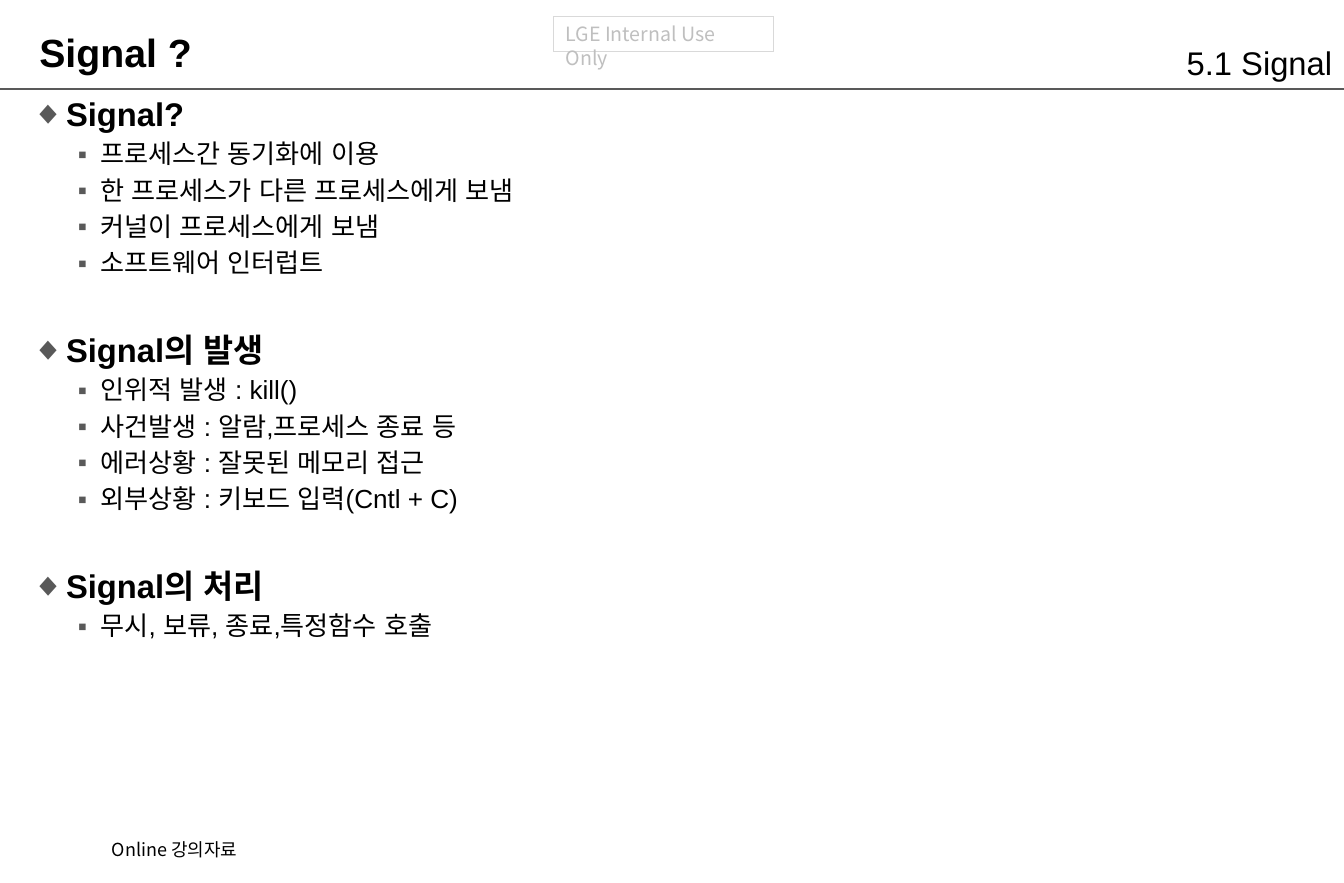
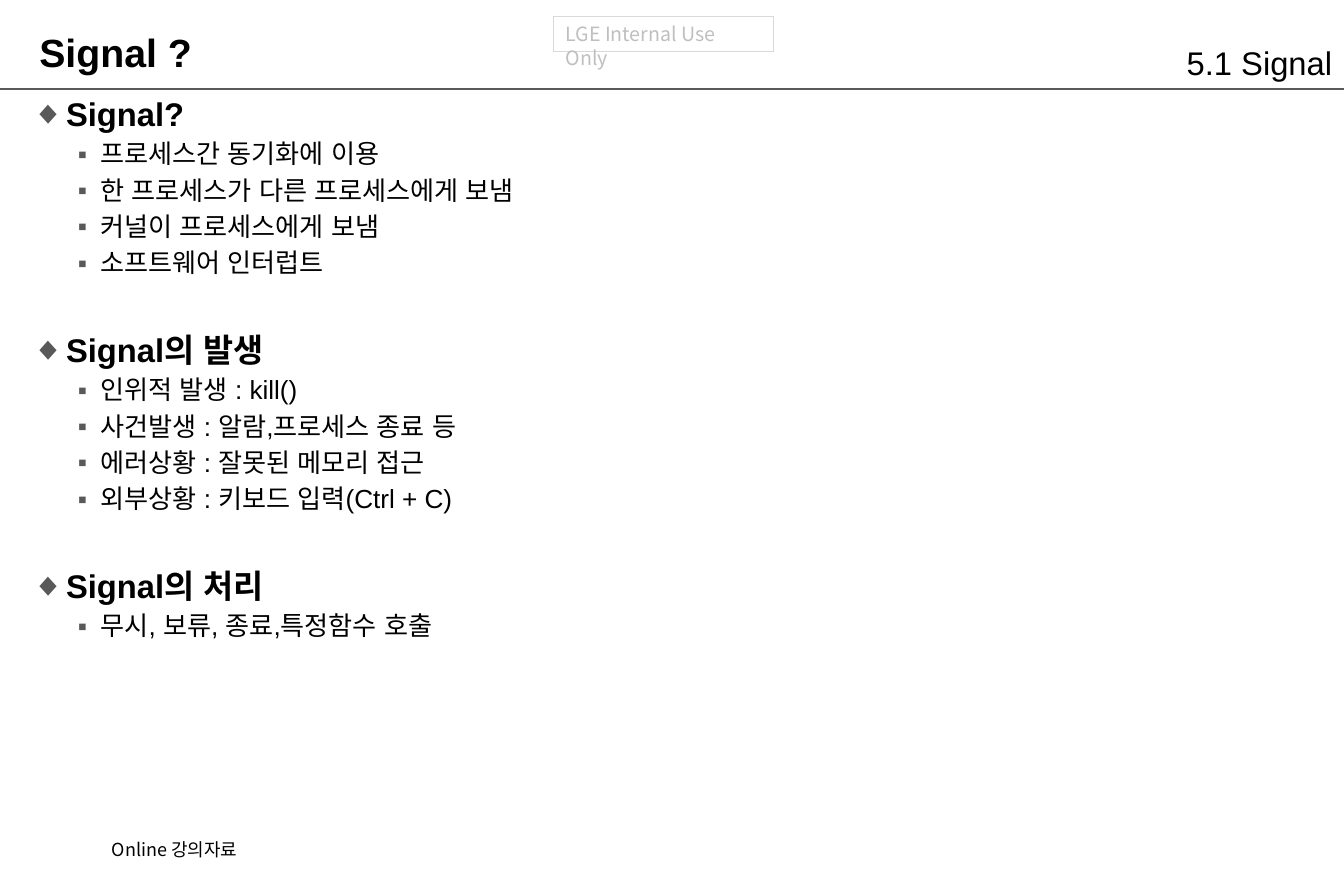
Before and after one commit to THLEE-KR/lge_2018, a slide deck: slide 3 of SystemProg/book/05-02.LG전자_교재_일등SW신입과정_System Programming(M5.IPC Programming)(2면씩)_2018.pptx. Drawn at 1344x883 pixels with LibreOffice and Linux fonts; fonts in the diff are those of the drawing; background and template pictures are left out. Boxes give left, top, right and bottom in pixels: in the first picture for what was removed or moved away, otherwise in the second. Text is boxed around its words. In the diff, an @@ line names an element or a change of style, - is before the commit and + after.

```diff
--- a/SystemProg/book/05-02.LG전자_교재_일등SW신입과정_System Programming(M5.IPC Programming)(2면씩)_2018.pptx
+++ b/SystemProg/book/05-02.LG전자_교재_일등SW신입과정_System Programming(M5.IPC Programming)(2면씩)_2018.pptx
@@ text at (101, 486, 453, 514): text changed @@
-  ▪ 외부상황 : 키보드 입력(Cntl + C)
+  ▪ 외부상황 : 키보드 입력(Ctrl + C)
```
Also in this commit, not shown: 2 other slides changed, 1 slide removed.
